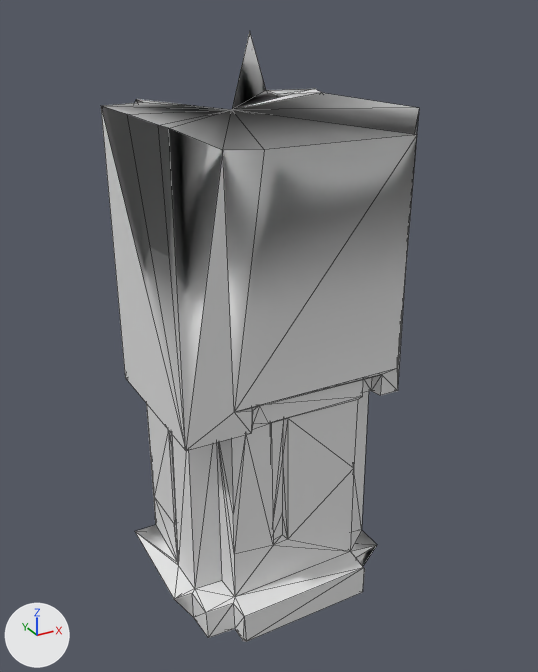
Two versions of the OBJ model src/main/resources/assets/kn8/meshes/ryo/shin_right.obj, one commit apart.
Rendered twice from a camera (50 mm lens) standing at (-0.109, -0.357, 0.462) and looking at (0.098, 0.02, 0.274). Arrows for +X, +Y and +Z are at lower left; the lights stay in place. The first picture is the older version. Mesh edges are drawn as thin lines. Where no turn or scale is listed for an object, it has been applied to the vertices. Vertices at exactly the same position are counted once.

The first picture shows 'shin_right'.
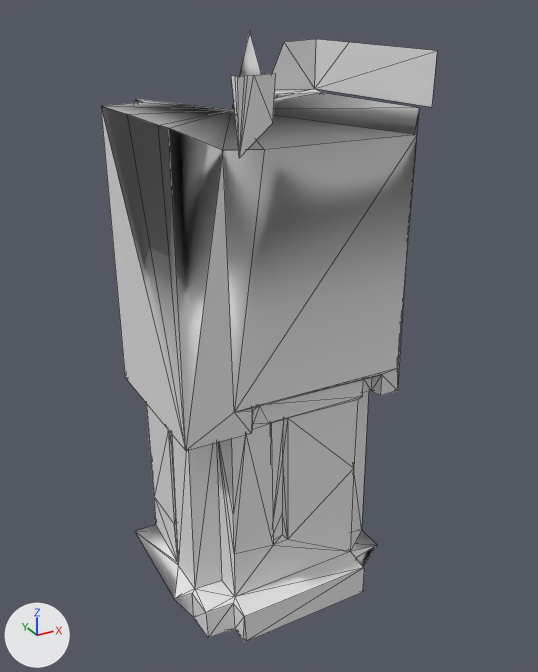
Boxes (x1, y1, x2, y2) around the edits, measured in the pictures (538 x 672 px):
'shin_right', reshaped: before (101, 31, 419, 642); after (101, 31, 437, 642)
part 1 of me_shin_right, added: after (273, 39, 437, 107)
part 2 of me_shin_right, added: after (231, 73, 276, 158)

What changed in the scene script:
```text
Change me_shin_right:
    used by ob_shin_right; location = (0.0, 0.0, 0.0)
    verts and faces of me_shin_right; kept vertices keep their numbers, new ones are numbered from 168
    before: 14 (0.13, 0.082, 0.414) at pixel (266, 90), 54 (0.166, 0.081, 0.414) at pixel (314, 88)
    remove me_shin_right.from_pydata(...)  # 168 vertices, 332 faces; spans x 0.014..0.166, y -0.043..0.102, z 0.1..0.449
    add me_shin_right.from_pydata(...)  # 182 vertices, 344 faces; spans x 0.014..0.167, y -0.051..0.102, z 0.1..0.449
    me_shin_right part 1
    add verts[168] = (0.167, -0.035, 0.442)  # pixel (437, 50)
    add verts[169] = (0.167, -0.035, 0.414)  # pixel (431, 107)
    add verts[170] = (0.167, 0.044, 0.444)  # pixel (349, 42)
    add verts[171] = (0.166, 0.081, 0.444)  # pixel (316, 39)
    add verts[172] = (0.143, 0.082, 0.443)  # pixel (284, 42)
    add faces += [(54, 168, 169), (54, 170, 168), (54, 171, 170), (14, 172, 54), (54, 172, 171)]
    me_shin_right part 2
    add verts[173] = (0.049, -0.05, 0.435)  # pixel (247, 75)
    add verts[174] = (0.044, -0.049, 0.4)  # pixel (239, 158)
    add verts[175] = (0.051, -0.05, 0.435)  # pixel (253, 75)
    add verts[176] = (0.061, -0.051, 0.415)  # pixel (272, 123)
    add verts[177] = (0.062, -0.051, 0.436)  # pixel (275, 73)
    add verts[178] = (0.044, -0.049, 0.435)  # pixel (237, 76)
    add verts[179] = (0.047, -0.05, 0.435)  # pixel (244, 76)
    add verts[180] = (0.044, -0.047, 0.435)  # pixel (235, 76)
    add verts[181] = (0.044, -0.044, 0.435)  # pixel (231, 75)
    add faces += [(173, 174, 175), (175, 176, 177), (174, 176, 175), (174, 179, 178), (173, 179, 174), (174, 180, 181)]
    add faces += [(174, 178, 180)]
    other edits to the shape of me_shin_right do not show in these pictures
```
